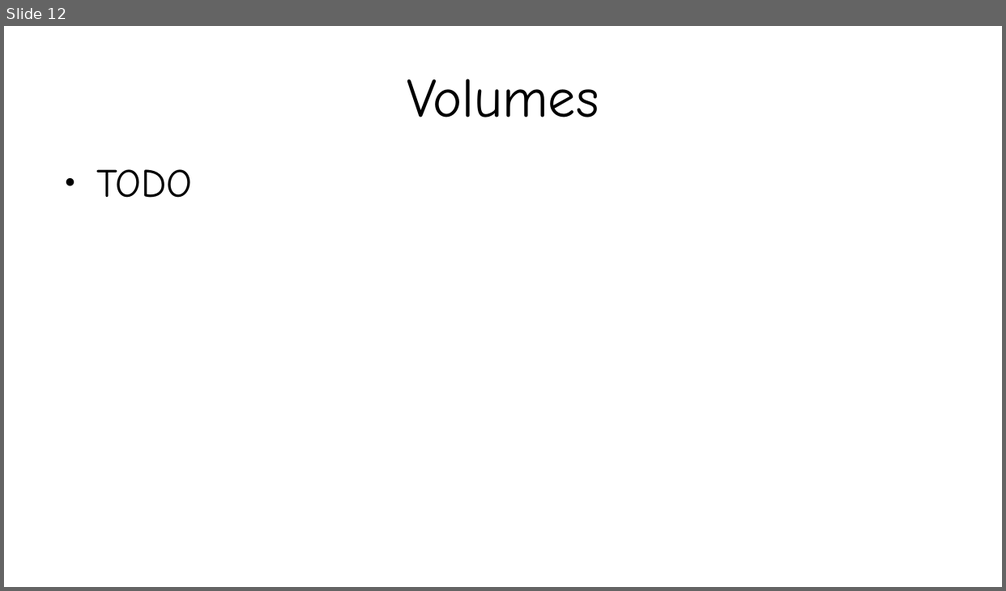
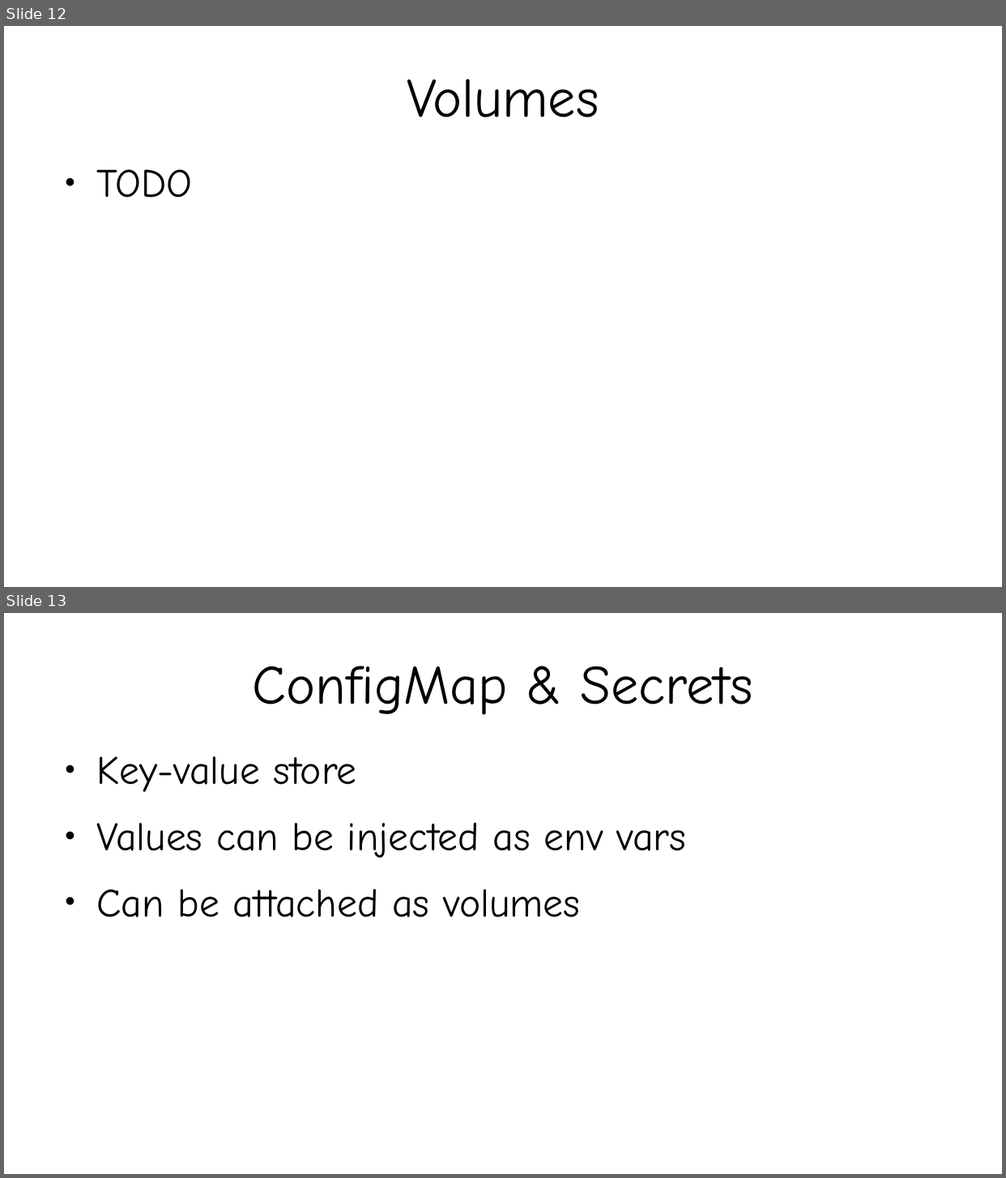
Before and after one commit to kislaykishore/microservices, a slide deck: Kubernetes.odp. Shown one above the other, each under a label of ours: slide 12 before the commit, slides 12 and 13 after it. The pictures are 1006x591 and 1006x1178 pixels, drawn with LibreOffice and Linux fonts; fonts in the diff are those of the drawing. Boxes give left, top, right and bottom in pixels: in the first picture for what was removed or moved away, otherwise in the second. Text is boxed around its words. In the diff, an @@ line names an element or a change of style, - is before the commit and + after.

```diff
--- a/Kubernetes.odp
+++ b/Kubernetes.odp
@@ slide 13 added at [4,613,1002,1174], background #FFFFFF @@
@@ title added at [253,666,753,715], 44 pt, text #000000 @@
+ConfigMap & Secrets
@@ text added at [96,756,686,918], 32 pt, text #000000 @@
+● Key-value store
+● Values can be injected as env vars
+● Can be attached as volumes
```
Also in this commit, not shown: 1 other slide added, 1 slide removed, 2 other files.
